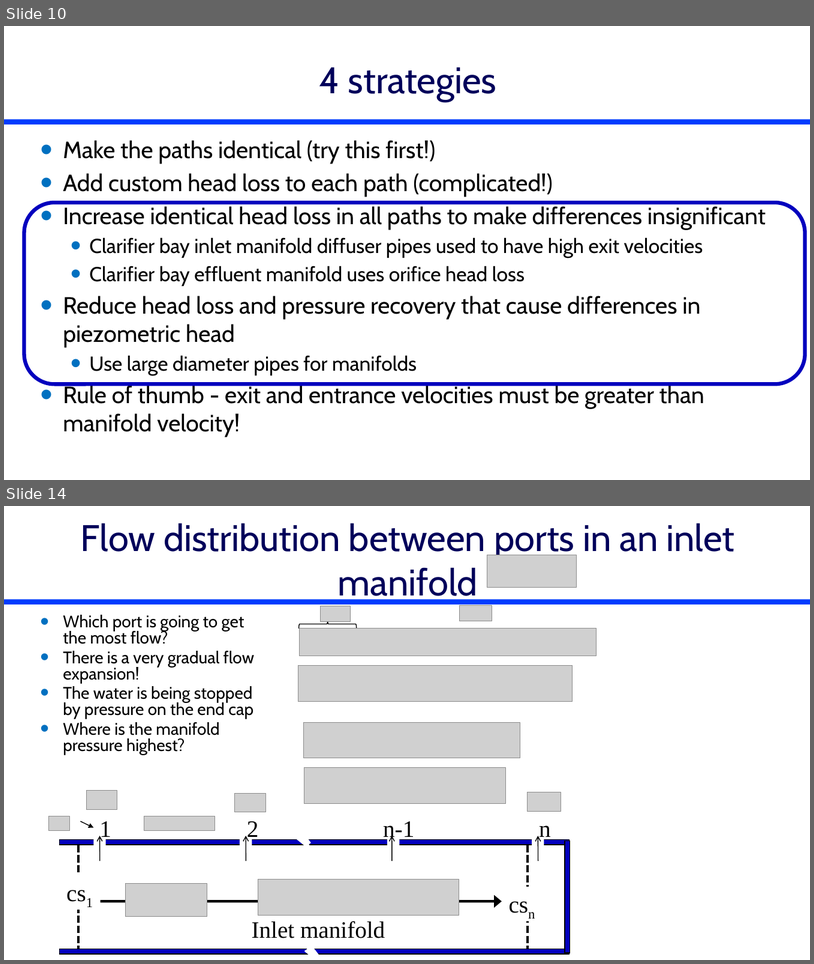
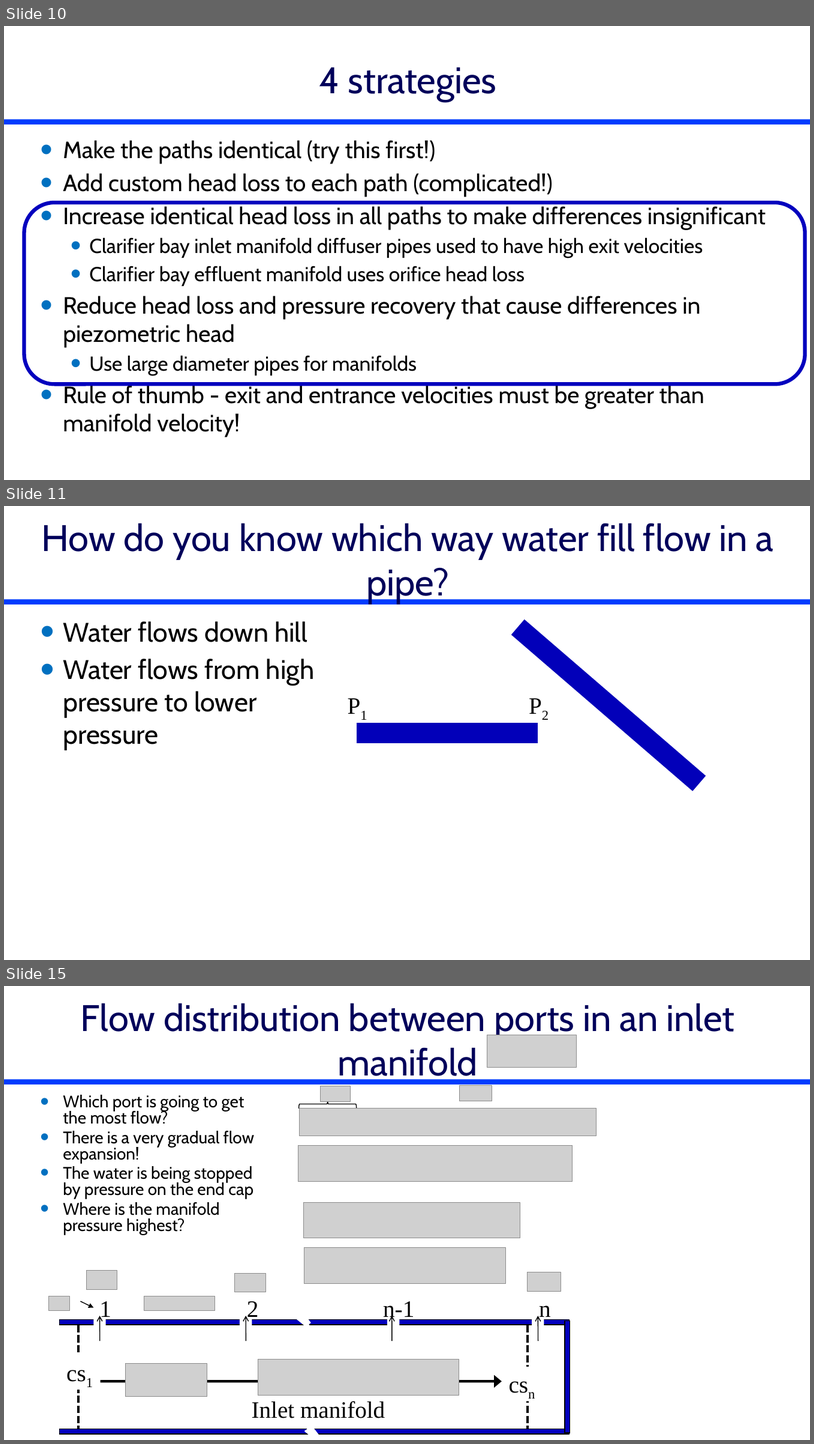
Before and after one commit to monroews/CEE4520Lectures, a slide deck: Manifolds.pptx. Shown one above the other, each under a label of ours: slides 10 and 14 before the commit, slides 10, 11 and 15 after it; the slides between them are not shown. The pictures are 814x964 and 814x1444 pixels, drawn with LibreOffice and Linux fonts; fonts in the diff are those of the drawing; grey boxes stand for pictures. Boxes give left, top, right and bottom in pixels: in the first picture for what was removed or moved away, otherwise in the second. Text is boxed around its words. In the diff, an @@ line names an element or a change of style, - is before the commit and + after.

```diff
--- a/Manifolds.pptx
+++ b/Manifolds.pptx
@@ slide 11 added at (x1=4, y1=506, x2=810, y2=960), background #FFFFFF; not listed: 1 template element that a slide beside it also shows @@
@@ title added at (x1=42, y1=523, x2=774, y2=604), 44 pt, text #00005A @@
+How do you know which way water fill flow in a pipe?
@@ text added at (x1=63, y1=621, x2=314, y2=750), 32 pt, text #000000 @@
+• Water flows down hill
+• Water flows from high pressure to lower pressure
@@ line added from (518, 627) to (699, 783), #0300BA 24 pt @@
@@ text added at (x1=342, y1=687, x2=375, y2=722), 28 pt, text #000000 @@
+P1
@@ text added at (x1=523, y1=687, x2=557, y2=722), 28 pt, text #000000 @@
+P2
@@ line added from (357, 733) to (538, 733), #0300BA 24 pt @@
@@ what was slide 14 is now slide 15 @@
```
Also in this commit, not shown: 9 slides changed, 2 other slides added.
